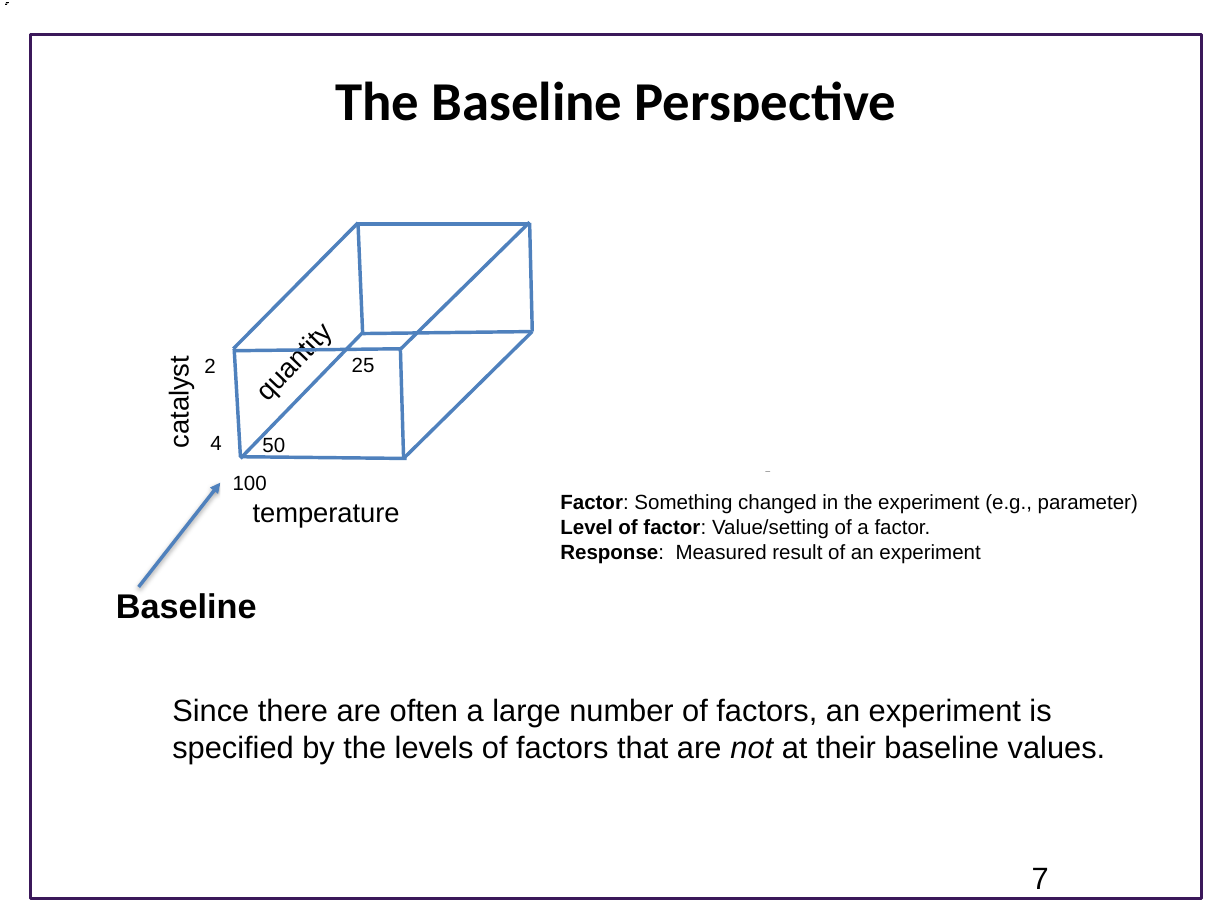
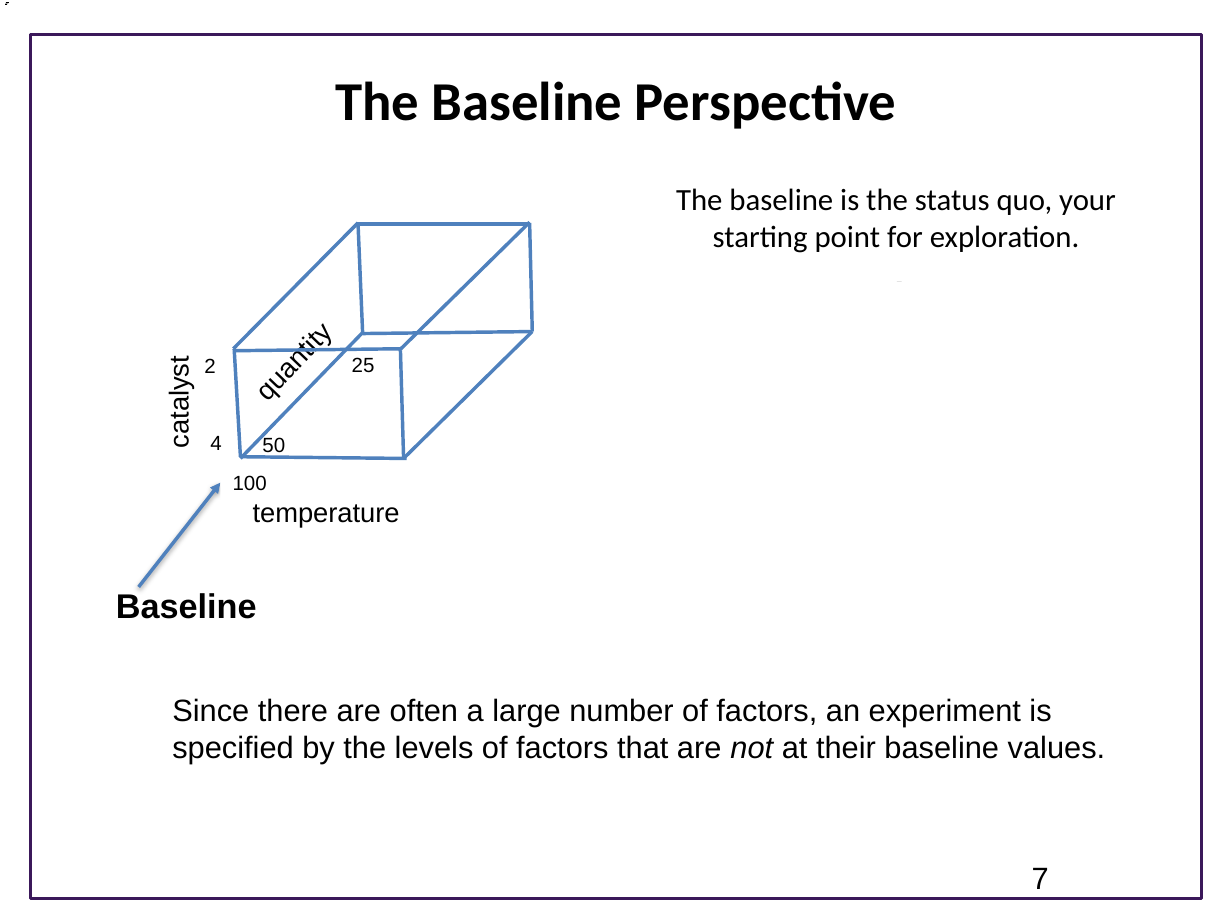
Before and after one commit to ModelEngineering/BIOEN-437, a slide deck: slide 7 of Lectures/Design-Of-Experiments/doe_overview.pptx. Drawn at 1232x924 pixels with LibreOffice and Linux fonts; fonts in the diff are those of the drawing; background and template pictures are left out. Boxes give left, top, right and bottom in pixels: in the first picture for what was removed or moved away, otherwise in the second. Text is boxed around its words. In the diff, an @@ line names an element or a change of style, - is before the commit and + after.

```diff
--- a/Lectures/Design-Of-Experiments/doe_overview.pptx
+++ b/Lectures/Design-Of-Experiments/doe_overview.pptx
@@ rectangle "The baseline is the status ...": place and size @@
-rectangle "The baseline is the status ..." at box(532, 122, 999, 472)
+rectangle "The baseline is the status ..." at box(663, 153, 1130, 281)
@@ text in rectangle at box(676, 188, 1116, 253): text added @@
+The baseline is the status quo, your starting point for exploration.
@@ text removed at box(560, 494, 1138, 564) @@
-Factor: Something changed in the experiment (e.g., parameter)
-Level of factor: Value/setting of a factor.
-Response: Measured result of an experiment
```
Also in this commit, not shown: 5 other slides changed, 1 slide added, 4 other files.
